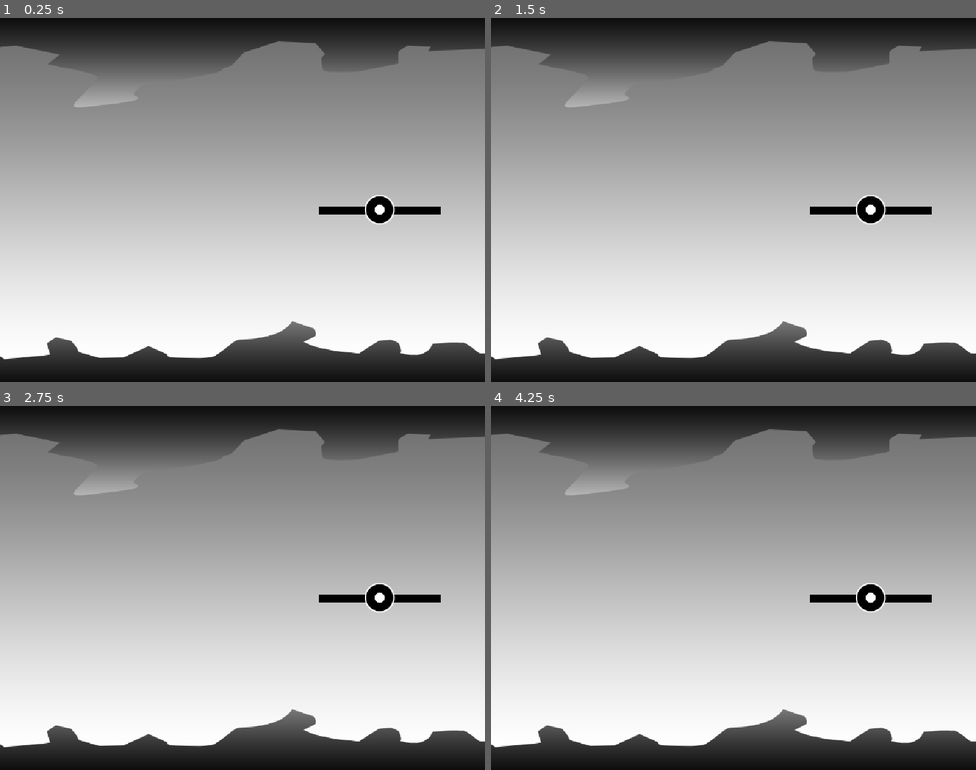
Above: before the commit, frames 1-4 (two rows, left to right).
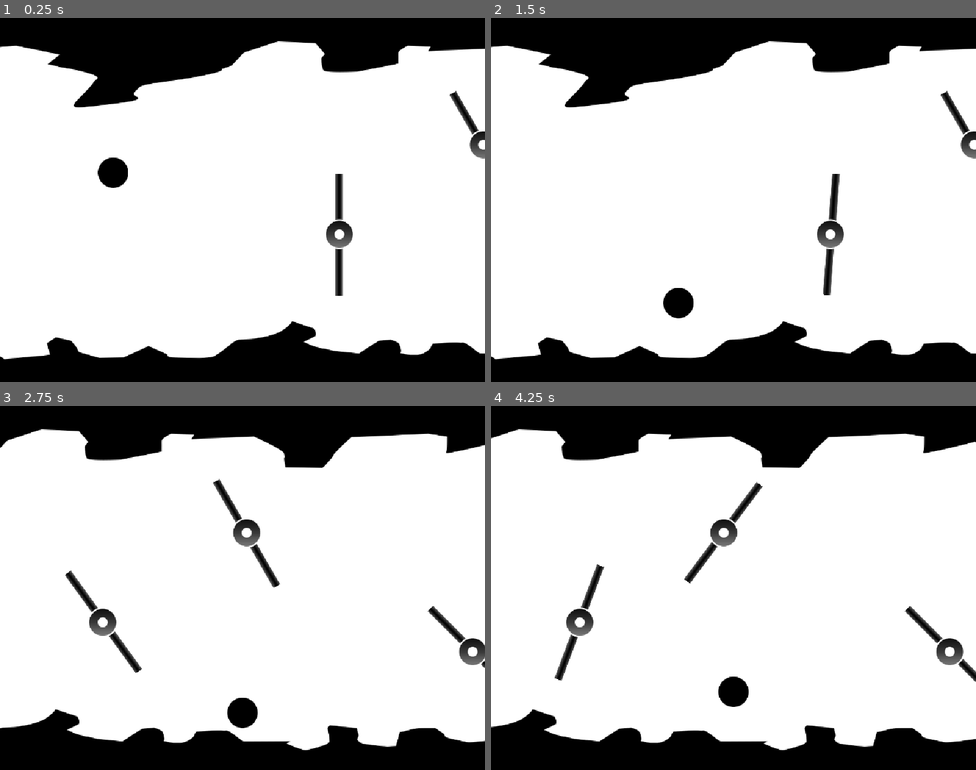
Above: after the commit, the same moments.

Repository: animastralis/trijam-ricochet
Game: Godot game, scene res://assets/world_new.tscn
Two runs of this game, one before a commit and one after it. Both use one fixed random seed, a clock stepped at 60 frames per second and the inputs below. Before the commit the project starts from res://assets/world - David.tscn.
Inputs (mouse positions are in pixels of both pictures, inside the frame that each line leads up to):
- Up to frame 1 (0.25 s): no input
- Up to frame 2 (1.5 s): move the mouse to (840, 181) at 0.52 s; hold D (boost_right) 0.53-1.28 s; click (840, 181) at 0.67 s; move the mouse to (636, 218) at 1.27 s; hold S (boost_down) from 1.28 s (still down)
- Up to frame 3 (2.75 s): move the mouse to (291, 507) at 2.02 s; release S (boost_down) at 2.03 s; hold D (boost_right) from 2.03 s (still down)
- Up to frame 4 (4.25 s): move the mouse to (709, 660) at 2.77 s; release D (boost_right) at 2.78 s; hold W (boost_up) 2.78-3.53 s; click (709, 660) at 2.92 s; move the mouse to (879, 642) at 3.52 s; hold A (boost_left) from 3.53 s (still down)

The runs differ from the first frame. In frame 1, 78% of the frame differs, in the area x 0-100%, y 2-98%; in frame 2, 78%; in frame 3, 80%; in frame 4, 80%.

Commit message:
Updated spinner artwork

Diff:
--- a/assets/spinner_four.tscn
+++ b/assets/spinner_four.tscn
@@ -1,13 +1,15 @@
 [gd_scene format=3 uid="uid://h4vfbq1dyy35"]
 
-[ext_resource type="Texture2D" uid="uid://byiqm4kkmi3nb" path="res://assets/4_spinner.png" id="1_1ewtb"]
+[ext_resource type="Texture2D" uid="uid://bkk5hjy64cgo5" path="res://assets/Bar_spinner.png" id="1_1ewtb"]
+[ext_resource type="Script" uid="uid://d37s7u2ojwuou" path="res://assets/spinner_two.gd" id="1_ie3a8"]
+[ext_resource type="Texture2D" uid="uid://7hf3gv4qp8ws" path="res://assets/Center_spinner.png" id="2_gdiwj"]
 
 [sub_resource type="PhysicsMaterial" id="PhysicsMaterial_d5hou"]
 friction = 0.21
 bounce = 1.0
 
 [sub_resource type="RectangleShape2D" id="RectangleShape2D_d5hou"]
-size = Vector2(259, 19)
+size = Vector2(259, 21.5)
 
 [sub_resource type="PhysicsMaterial" id="PhysicsMaterial_n1rsp"]
 friction = 0.21
@@ -17,24 +19,30 @@
 radius = 32.0
 
 [node name="SpinnerFour" type="Node2D" unique_id=906326520]
+script = ExtResource("1_ie3a8")
 
 [node name="Spinner" type="RigidBody2D" parent="." unique_id=1997880017]
 mass = 2.5
 physics_material_override = SubResource("PhysicsMaterial_d5hou")
 gravity_scale = 0.0
 
-[node name="Sprite2D" type="Sprite2D" parent="Spinner" unique_id=569632317]
-texture = ExtResource("1_1ewtb")
-offset = Vector2(0.5, 0.5)
-
 [node name="CollisionShape2D" type="CollisionShape2D" parent="Spinner" unique_id=1727885930]
 position = Vector2(0.5, 1.5)
 shape = SubResource("RectangleShape2D_d5hou")
 
 [node name="CollisionShape2D2" type="CollisionShape2D" parent="Spinner" unique_id=1306371889]
-position = Vector2(0.5, 1.5)
+position = Vector2(-1.25, -5.4639237e-08)
 rotation = 1.5707964
 shape = SubResource("RectangleShape2D_d5hou")
+
+[node name="Sprite2D" type="Sprite2D" parent="Spinner" unique_id=569632317]
+texture = ExtResource("1_1ewtb")
+offset = Vector2(0.5, 0.5)
+
+[node name="Sprite2D2" type="Sprite2D" parent="Spinner" unique_id=915060759]
+rotation = 1.5707964
+texture = ExtResource("1_1ewtb")
+offset = Vector2(0.5, 0.5)
 
 [node name="SpinnerBase" type="StaticBody2D" parent="." unique_id=22354732]
 physics_material_override = SubResource("PhysicsMaterial_n1rsp")
@@ -43,6 +51,9 @@
 position = Vector2(0.5, 0.5)
 shape = SubResource("CircleShape2D_n1rsp")
 
+[node name="Sprite2D" type="Sprite2D" parent="SpinnerBase" unique_id=1977516647]
+texture = ExtResource("2_gdiwj")
+
 [node name="PinJoint2D" type="PinJoint2D" parent="." unique_id=865319182]
 node_a = NodePath("../Spinner")
 node_b = NodePath("../SpinnerBase")
--- /dev/null
+++ b/assets/spinner_two.gd
@@ -0,0 +1,9 @@
+class_name Spinner
+extends Node2D
+
+## Starting rotation in degrees
+@export var starting_rotation := 0
+
+
+func _ready() -> void:
+	$Spinner.rotation_degrees = starting_rotation
--- a/assets/spinner_two.tscn
+++ b/assets/spinner_two.tscn
@@ -1,6 +1,8 @@
 [gd_scene format=3 uid="uid://bv3b3t5yav3v5"]
 
-[ext_resource type="Texture2D" uid="uid://0g0edmdu7f1l" path="res://assets/2_spinner.png" id="1_n1rsp"]
+[ext_resource type="Texture2D" uid="uid://bkk5hjy64cgo5" path="res://assets/Bar_spinner.png" id="1_n1rsp"]
+[ext_resource type="Script" uid="uid://d37s7u2ojwuou" path="res://assets/spinner_two.gd" id="1_qbdmg"]
+[ext_resource type="Texture2D" uid="uid://7hf3gv4qp8ws" path="res://assets/Center_spinner.png" id="2_d5hou"]
 
 [sub_resource type="PhysicsMaterial" id="PhysicsMaterial_d5hou"]
 friction = 0.21
@@ -17,19 +19,20 @@
 radius = 32.0
 
 [node name="SpinnerTwo" type="Node2D" unique_id=906326520]
+script = ExtResource("1_qbdmg")
 
 [node name="Spinner" type="RigidBody2D" parent="." unique_id=1997880017]
 mass = 2.5
 physics_material_override = SubResource("PhysicsMaterial_d5hou")
 gravity_scale = 0.0
 
+[node name="CollisionShape2D" type="CollisionShape2D" parent="Spinner" unique_id=1727885930]
+position = Vector2(0.5, 1.5)
+shape = SubResource("RectangleShape2D_d5hou")
+
 [node name="Sprite2D" type="Sprite2D" parent="Spinner" unique_id=569632317]
 texture = ExtResource("1_n1rsp")
 offset = Vector2(0.5, 0.5)
-
-[node name="CollisionShape2D" type="CollisionShape2D" parent="Spinner" unique_id=1727885930]
-position = Vector2(0.5, 1.5)
-shape = SubResource("RectangleShape2D_d5hou")
 
 [node name="SpinnerBase" type="StaticBody2D" parent="." unique_id=22354732]
 physics_material_override = SubResource("PhysicsMaterial_n1rsp")
@@ -38,6 +41,9 @@
 position = Vector2(0.5, 0.5)
 shape = SubResource("CircleShape2D_n1rsp")
 
+[node name="BaseSprite" type="Sprite2D" parent="SpinnerBase" unique_id=23732038]
+texture = ExtResource("2_d5hou")
+
 [node name="PinJoint2D" type="PinJoint2D" parent="." unique_id=865319182]
 node_a = NodePath("../Spinner")
 node_b = NodePath("../SpinnerBase")
--- a/assets/world_new.tscn
+++ b/assets/world_new.tscn
@@ -12,18 +12,20 @@
 
 [node name="SpinnerTwo" parent="Level" unique_id=906326520 instance=ExtResource("3_xolv8")]
 position = Vector2(717, 457)
-rotation = 1.5707964
+starting_rotation = 90
 
 [node name="SpinnerTwo2" parent="Level" unique_id=1195528985 instance=ExtResource("3_xolv8")]
 position = Vector2(1021, 268)
-rotation = 1.5707964
+starting_rotation = 60
 
 [node name="SpinnerTwo3" parent="Level" unique_id=1248206846 instance=ExtResource("3_xolv8")]
 position = Vector2(1498, 519)
-rotation = 1.5707964
+starting_rotation = 225
+metadata/_edit_group_ = true
 
 [node name="SpinnerFour" parent="Level" unique_id=2088671688 instance=ExtResource("3_31uk1")]
 position = Vector2(1909, 394)
+starting_rotation = 30
 
 [node name="Ball" parent="." unique_id=1954331888 instance=ExtResource("3_rhl8q")]
 position = Vector2(239, 298)
--- a/project.godot
+++ b/project.godot
@@ -11,7 +11,7 @@
 [application]
 
 config/name="trijam-ricochet"
-run/main_scene="uid://dyfgoh3uyhqyn"
+run/main_scene="uid://bp6mym4wyg5r8"
 config/features=PackedStringArray("4.6", "GL Compatibility")
 config/icon="res://icon.svg"
 
Not shown, added: assets/spinner_two.gd.uid
